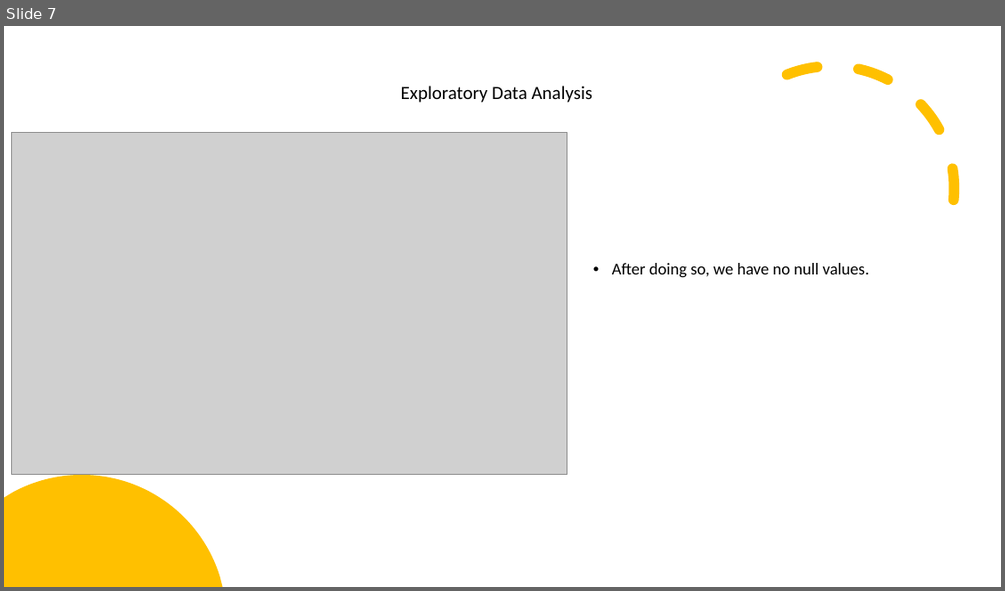
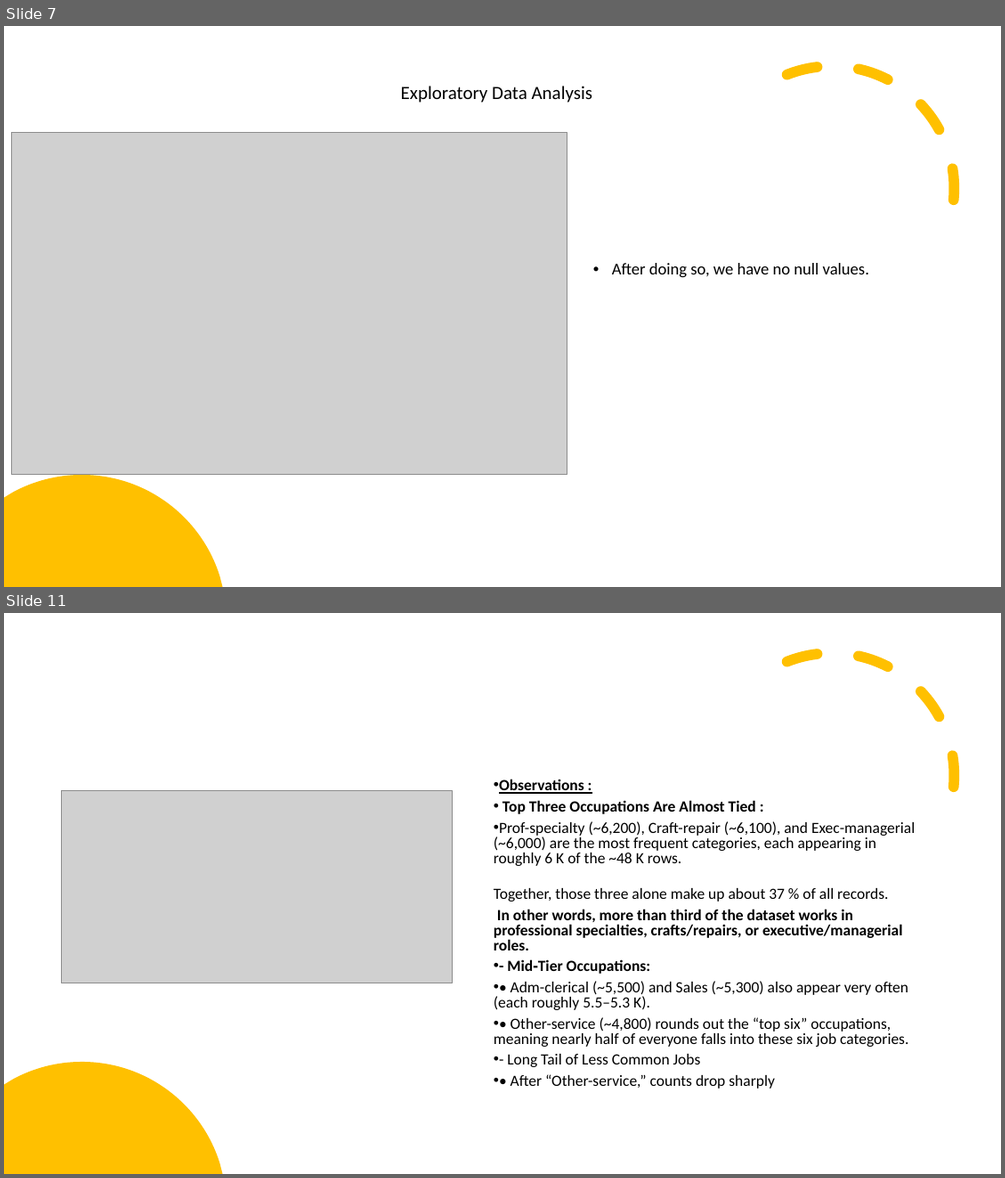
Before and after one commit to ronenhr/2nd_year_project, a slide deck: Presentation1.pptx. Shown one above the other, each under a label of ours: slide 7 before the commit, slides 7 and 11 after it; the slides between them are not shown. The pictures are 1005x591 and 1005x1178 pixels, drawn with LibreOffice and Linux fonts; fonts in the diff are those of the drawing; grey boxes stand for pictures. Boxes give left, top, right and bottom in pixels: in the first picture for what was removed or moved away, otherwise in the second. Text is boxed around its words. In the diff, an @@ line names an element or a change of style, - is before the commit and + after.

```diff
--- a/Presentation1.pptx
+++ b/Presentation1.pptx
@@ slide 11 added at [4,613,1001,1174], background #FFFFFF @@
@@ arc (boxed as its full ellipse) added at [671,614,994,937], outline #FFC000 10 pt dashed @@
@@ picture added at [62,790,452,982] @@
@@ text added at [494,779,914,1088], 15 pt, text #000000 @@
+• Observations :
+• Top Three Occupations Are Almost Tied :
+• Prof-specialty (~6,200), Craft-repair (~6,100), and Exec-managerial (~6,000) are the most frequent categories, each appearing in roughly 6 K of the ~48 K rows.
+Together, those three alone make up about 37 % of all records.
+In other words, more than third of the dataset works in professional specialties, crafts/repairs, or executive/managerial roles.
+• - Mid‐Tier Occupations:
+• • Adm-clerical (~5,500) and Sales (~5,300) also appear very often (each roughly 5.5–5.3 K).
+• • Other-service (~4,800) rounds out the “top six” occupations, meaning nearly half of everyone falls into these six job categories.
+• - Long Tail of Less Common Jobs
+• • After “Other-service,” counts drop sharply
@@ freeform shape added at [4,1062,222,1174], fill #FFC000 @@
```
Also in this commit, not shown: 6 slides changed, 7 other slides added, 2 slides removed.
